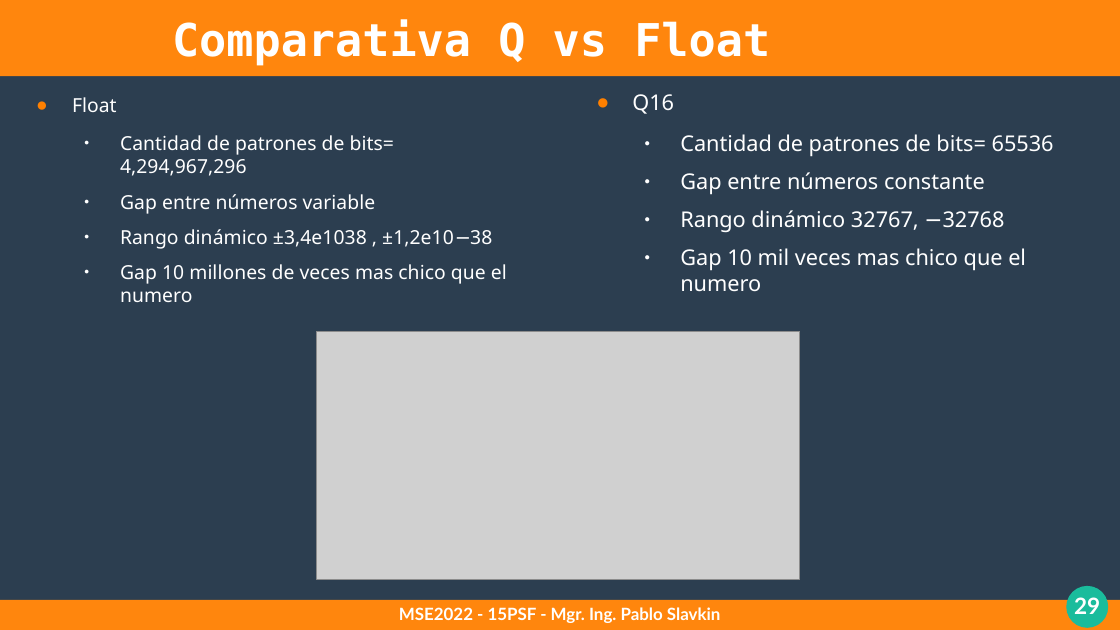
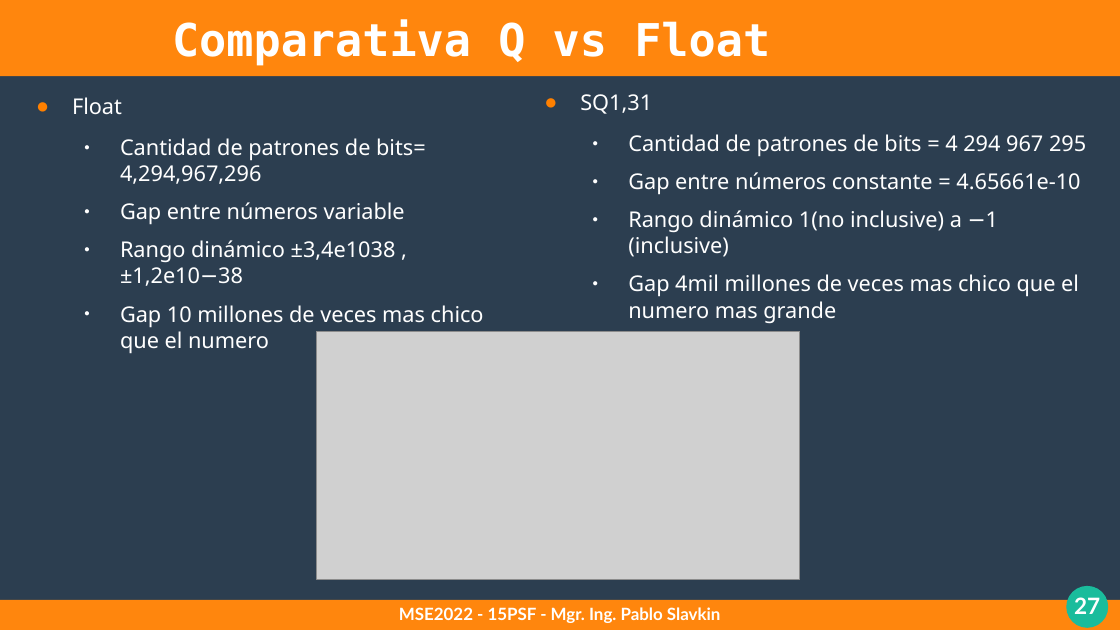
Before and after one commit to pslavkin/psf_2022, a slide deck: slide 27 of clases/2_clase/2_clase.odp (slide 29 before the commit). Drawn at 1120x630 pixels with LibreOffice and Linux fonts; fonts in the diff are those of the drawing; grey boxes stand for pictures. Boxes give left, top, right and bottom in pixels: in the first picture for what was removed or moved away, otherwise in the second. Text is boxed around its words. In the diff, an @@ line names an element or a change of style, - is before the commit and + after.

```diff
--- a/clases/2_clase/2_clase.odp
+++ b/clases/2_clase/2_clase.odp
@@ text "Float" at (x1=72, y1=97, x2=484, y2=328): size 13.8 to 15.4 pt @@
@@ text at (x1=580, y1=94, x2=1086, y2=297): text changed @@
-● Q16
-  ● Cantidad de patrones de bits= 65536
-  ● Gap entre números constante
-  ● Rango dinámico 32767, −32768
-  ● Gap 10 mil veces mas chico que el numero
+● SQ1,31
+  ● Cantidad de patrones de bits = 4 294 967 295
+  ● Gap entre números constante = 4.65661e-10
+  ● Rango dinámico 1(no inclusive) a −1 (inclusive)
+  ● Gap 4mil millones de veces mas chico que el numero mas grande
@@ page number at (x1=1074, y1=597, x2=1100, y2=614): text changed @@
-29
+27
```
Also in this commit, not shown: 4 other slides changed, 1 slide added, 1 slide removed, 12 other files.
